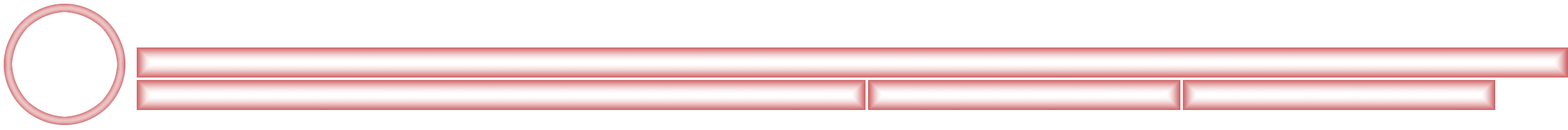
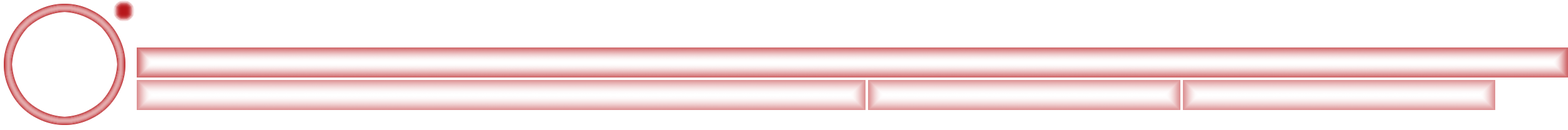
The second 1568x130 image is a revision of the first. Changes to its layers:
added layer "маска нижние бары" (50%) above "маска хп бар" over [136, 80, 1496, 111]
"маска": opacity 70% → 100%, painted on it over [3, 0, 1496, 126]
